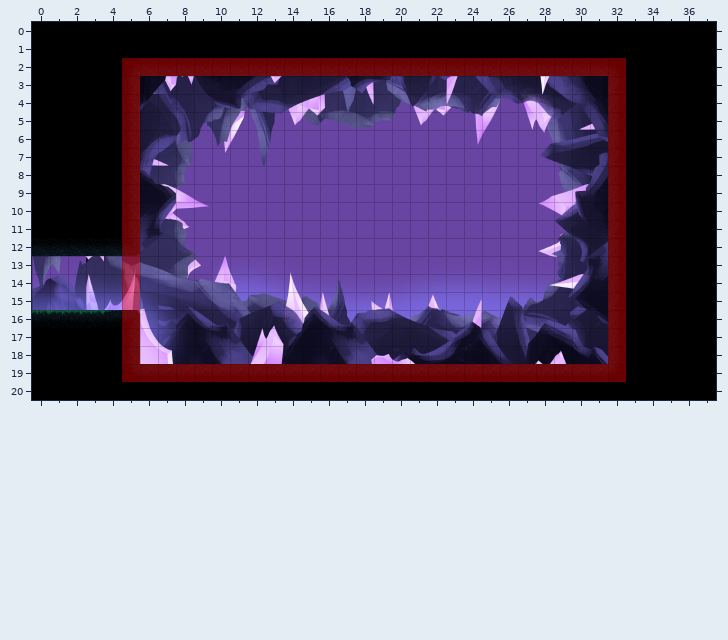
Tiled map, stored at Output/Assets/Maps/Map99.tmx. The first picture shows the starting point.
Cells are 64x64 px. Shown: x 0..37, y 0..20.
New version:
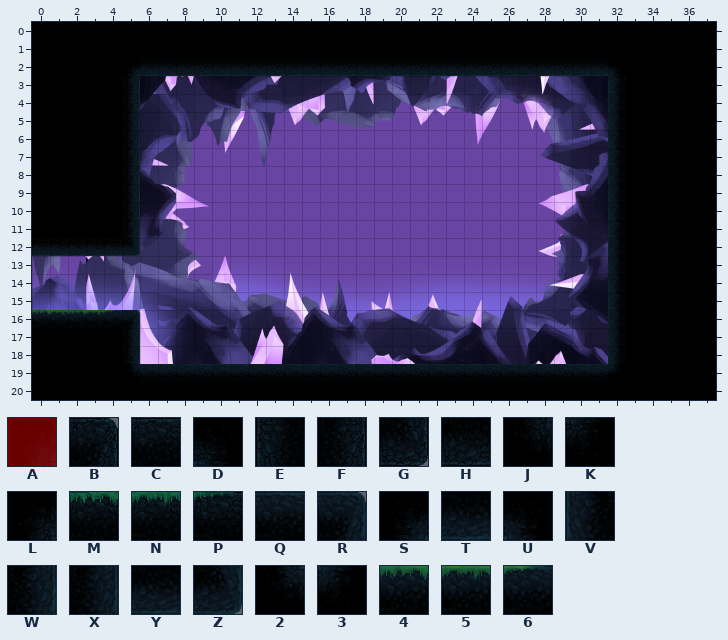
Key: from "MapMetadata": A 0; from "tiles_cave": B 0 flipped left-right, C 1, D 5, E 10, F 12, G 20 flipped left-right, H 21, J 23, K 25, L 26 turned 180, M 44, N 48, P 49; from "tiles_cave2": Q 1, R 2, S 3, T 4, U 5, V 10, W 12, X 13, Y 21, Z 22, 2 23, 3 25, 4 44, 5 48, 6 49.
_ is an empty cell.
See-through tiles are keyed as they look on the map.
The exact change:
Layer "Platforms":
The author changed tile J to tile 2 in row 19 at x 5.
The author changed tile K to tile 3 in row 19 at x 32.
The author changed tile N to tile 4 in row 16 at x 2.
The author changed tile M to tile 5 in row 16 at x 3.
The author changed tile N to tile 5 in row 16 at x 1.
The author changed tile P to tile 6 in row 16 at x 4.
The author changed tile C to tile Q in row 19 at x 6 to 31.
The author changed tile B to tile R in row 16 at x 5.
The author changed tile L to tile S in row 2 at x 5.
The author changed tile H to tile T in row 2 at x 6 to 31.
The author changed tile D to tile U in row 2 at x 32.
The author changed tile E to tile V in rows 3 to 18 at x 32.
The author changed tile F to tile W in rows 17 to 18 at x 5.
The author changed tile F to tile X in rows 3 to 11 at x 5.
The author changed tile H to tile Y in row 12 at x 0 to 4.
The author changed tile G to tile Z in row 12 at x 5.
Layer "Navigation" (now hidden):
The edit erases tile A in row 2 at x 5 to 32; in rows 3 to 18 at x 5 and 32; in row 19 at x 5 to 32.
Changed places in both pictures, as pixel boxes (x1, y1, x2, y2):
changed: (32, 58, 626, 382)
